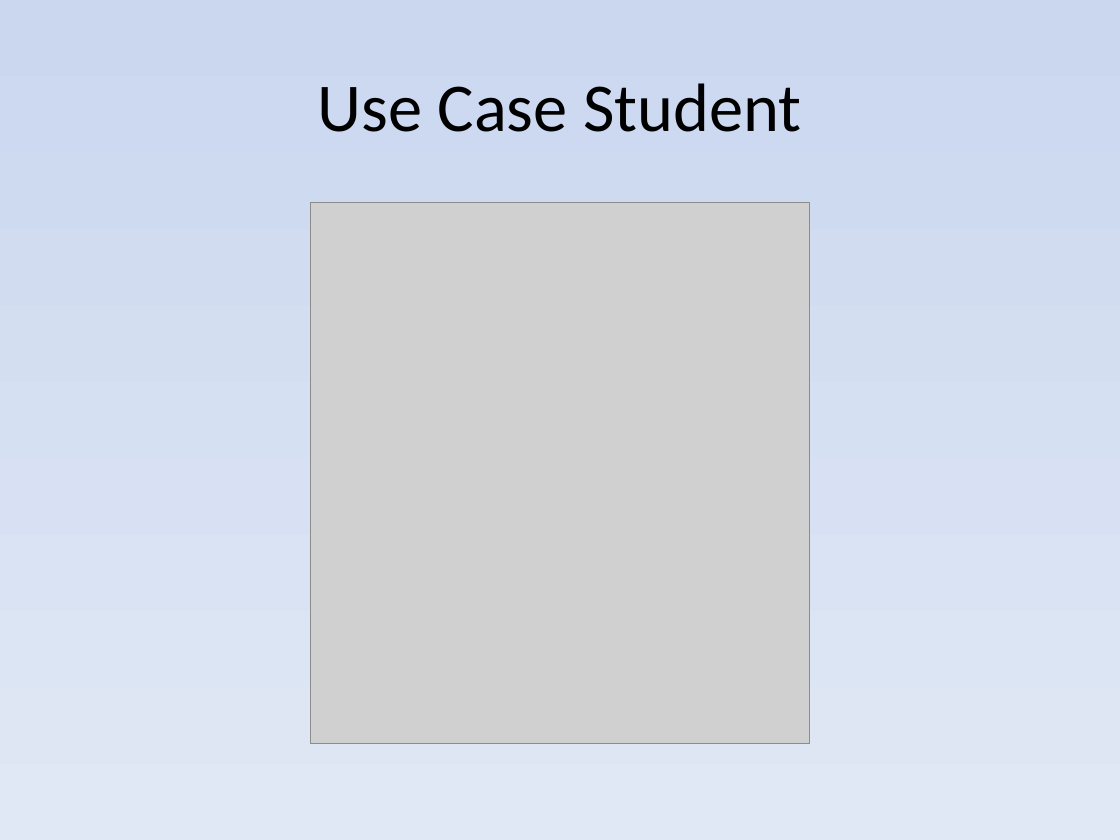
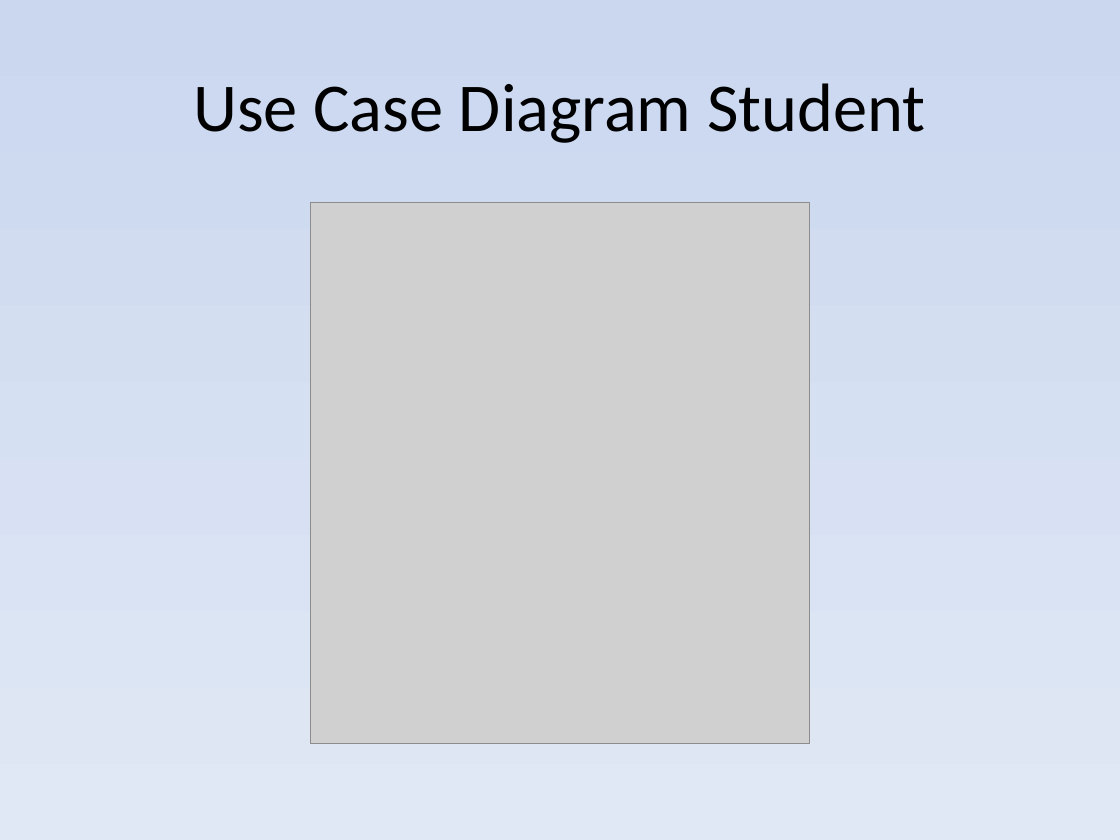
Before and after one commit to Tirthpatel810/cprs, a slide deck: slide 7 of docs/MCA_Mini_Project.pptx (slide 8 before the commit). Drawn at 1120x840 pixels with LibreOffice and Linux fonts; fonts in the diff are those of the drawing; grey boxes stand for pictures. Boxes give left, top, right and bottom in pixels: in the first picture for what was removed or moved away, otherwise in the second. Text is boxed around its words. In the diff, an @@ line names an element or a change of style, - is before the commit and + after.

```diff
--- a/docs/MCA_Mini_Project.pptx
+++ b/docs/MCA_Mini_Project.pptx
@@ title at [193,83,925,143]: text changed @@
-Use Case Student
+Use Case Diagram Student
```
Also in this commit, not shown: 10 other slides changed, 4 slides added, 4 slides removed, 10 other files.
